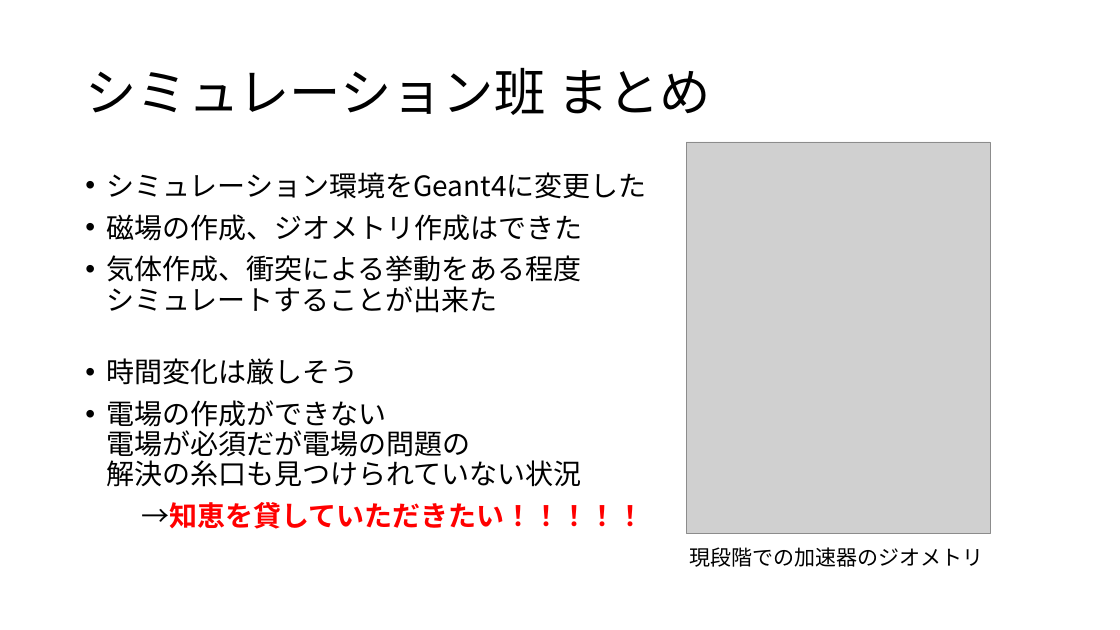
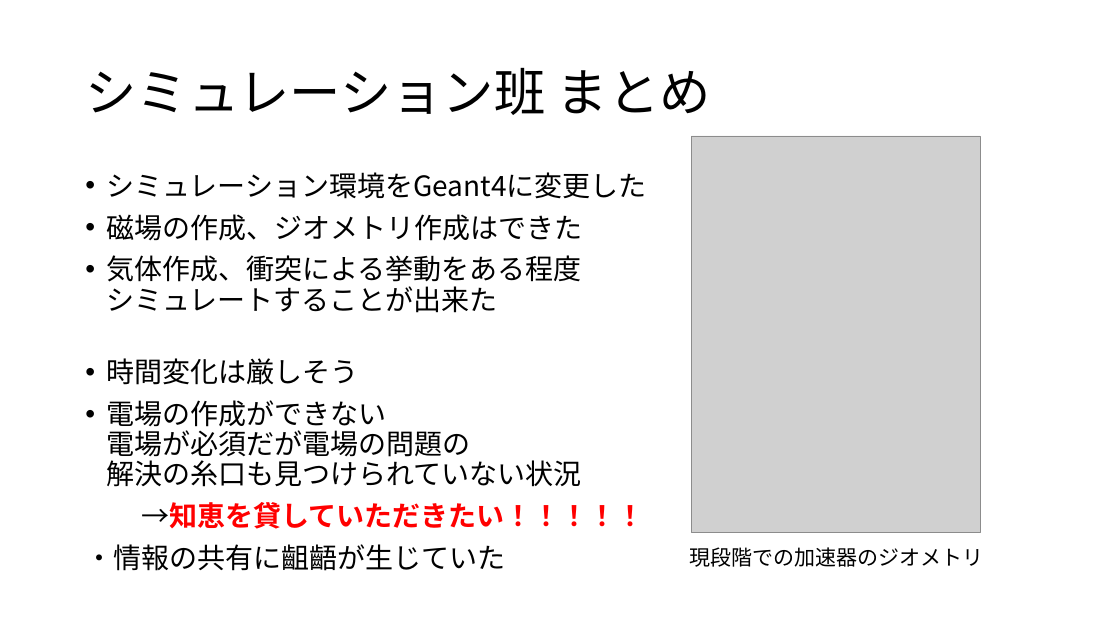
Before and after one commit to NNCT-KasoKen/2024_OyamaPresentation, a slide deck: slide 9 of 2024_OyamaPresentation.pptx (slide 8 before the commit). Drawn at 1120x630 pixels with LibreOffice and Linux fonts; fonts in the diff are those of the drawing; grey boxes stand for pictures. Boxes give left, top, right and bottom in pixels: in the first picture for what was removed or moved away, otherwise in the second. Text is boxed around its words. In the diff, an @@ line names an element or a change of style, - is before the commit and + after.

Commit message:
feat: modify presentation

```diff
--- a/2024_OyamaPresentation.pptx
+++ b/2024_OyamaPresentation.pptx
@@ picture: place and size @@
-picture at (686, 142, 991, 534)
+picture at (691, 136, 981, 533)
@@ text at (85, 544, 505, 571): paragraph added @@
+・情報の共有に齟齬が生じていた
```
Also in this commit, not shown: 2 other slides changed, 1 slide added.
